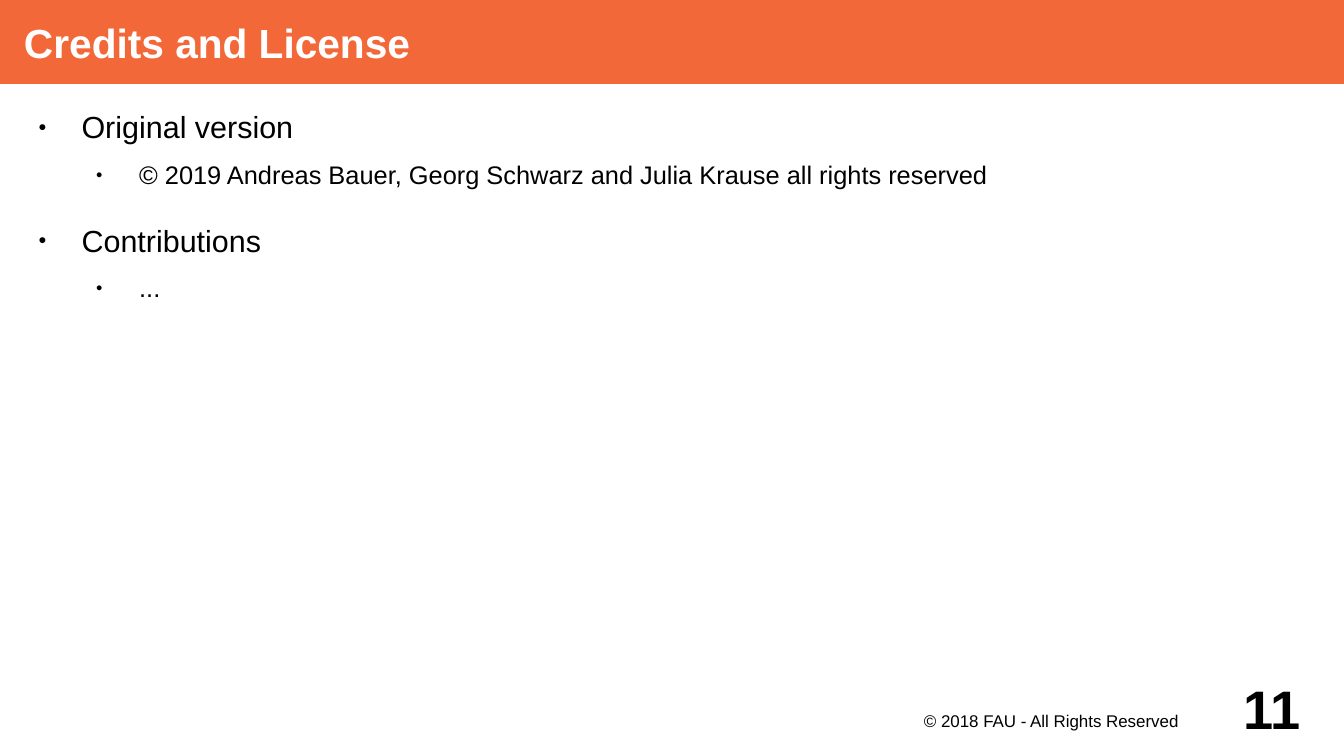
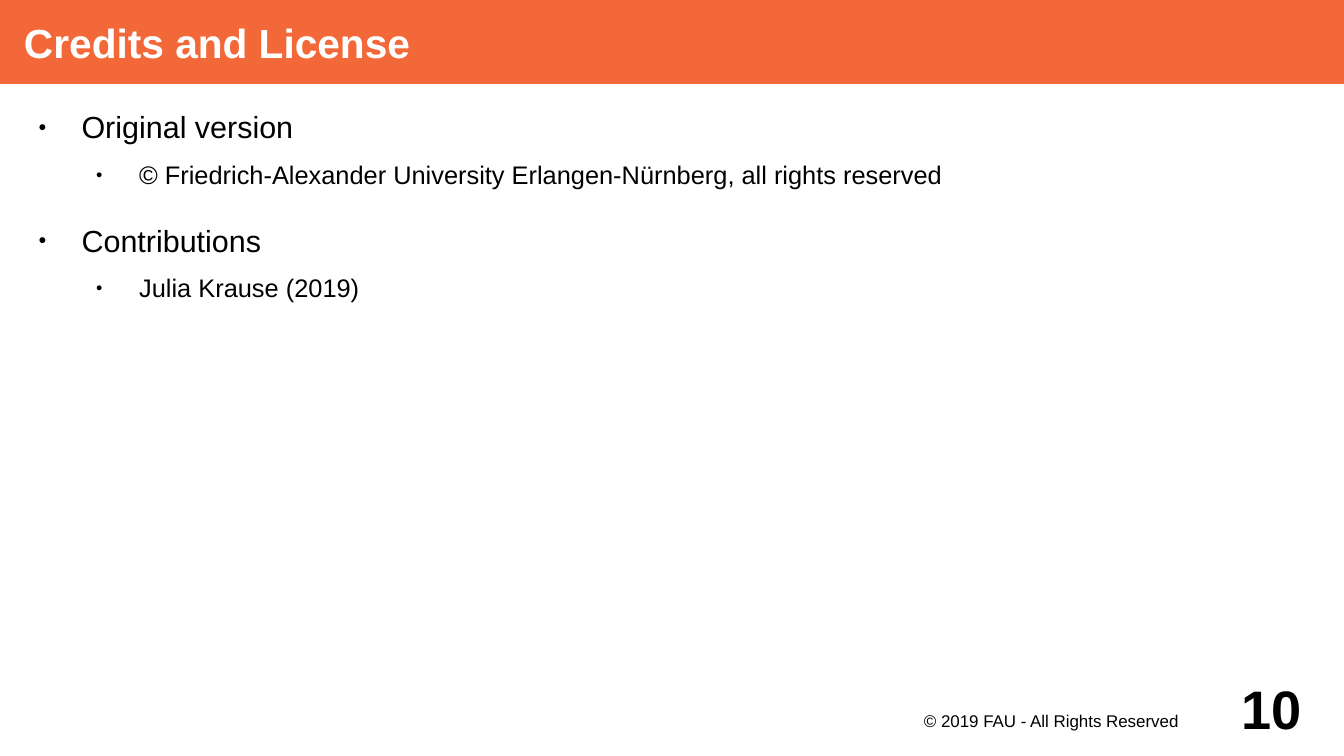
Before and after one commit to dirkriehle/adap-course, a slide deck: slide 10 of Lecture Slides/ADAP Z02 - Continuous Integration.odp (slide 11 before the commit). Drawn at 1344x756 pixels with LibreOffice and Linux fonts; fonts in the diff are those of the drawing. Boxes give left, top, right and bottom in pixels: in the first picture for what was removed or moved away, otherwise in the second. Text is boxed around its words. In the diff, an @@ line names an element or a change of style, - is before the commit and + after.

```diff
--- a/Lecture Slides/ADAP Z02 - Continuous Integration.odp
+++ b/Lecture Slides/ADAP Z02 - Continuous Integration.odp
@@ text at bbox=[165, 165, 942, 189]: text changed @@
-  ● © 2019 Andreas Bauer, Georg Schwarz and Julia Krause all rights reserved
+  ● © Friedrich-Alexander University Erlangen-Nürnberg, all rights reserved
@@ text at bbox=[139, 278, 359, 303]: text changed @@
-  ● ...
+  ● Julia Krause (2019)
@@ text at bbox=[941, 714, 1178, 731]: text changed @@
-© 2018 FAU - All Rights Reserved
+© 2019 FAU - All Rights Reserved
@@ page number at bbox=[1242, 691, 1302, 730]: text changed @@
-11
+10
```
Also in this commit, not shown: 8 other slides changed, 1 slide removed, 1 other file.
